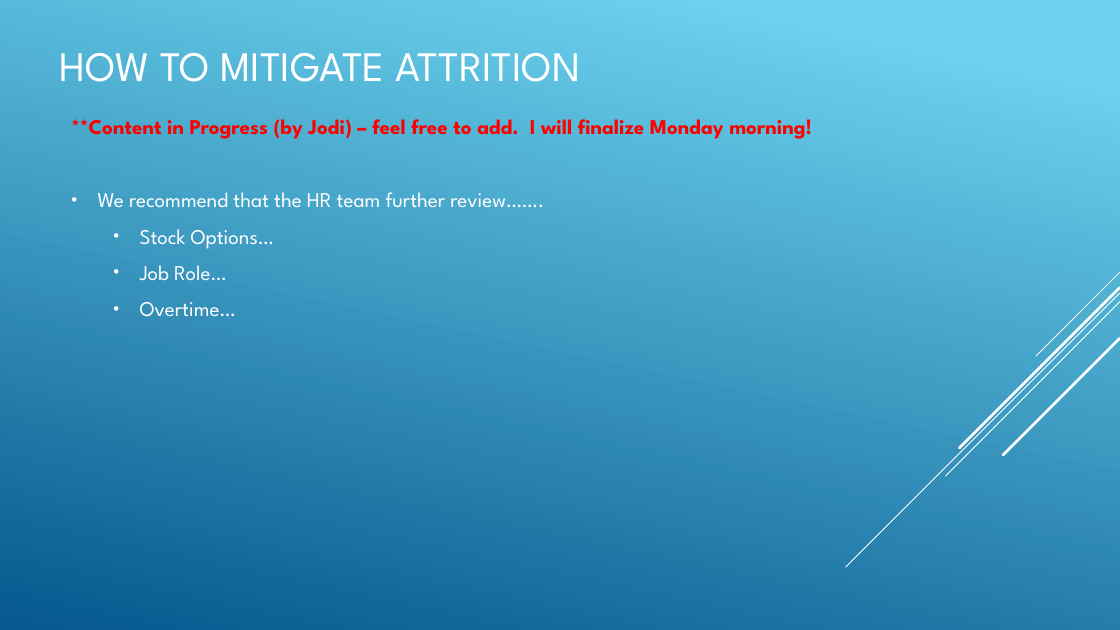
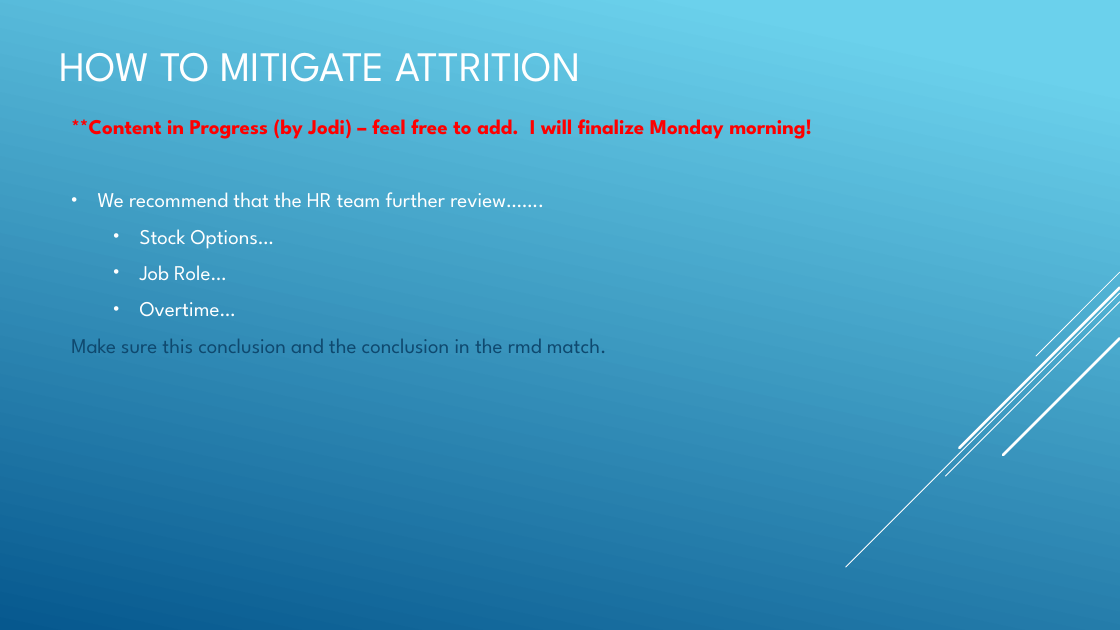
Before and after one commit to R-Chandna/MSDS6306_CaseStudy_2, a slide deck: slide 12 of Attrition_Case_Study_2_pptx_TAJAR_IP.pptx. Drawn at 1120x630 pixels with LibreOffice and Linux fonts; fonts in the diff are those of the drawing. Boxes give left, top, right and bottom in pixels: in the first picture for what was removed or moved away, otherwise in the second. Text is boxed around its words. In the diff, an @@ line names an element or a change of style, - is before the commit and + after.

```diff
--- a/Attrition_Case_Study_2_pptx_TAJAR_IP.pptx
+++ b/Attrition_Case_Study_2_pptx_TAJAR_IP.pptx
@@ text at box(71, 339, 607, 353): paragraph added @@
+Make sure this conclusion and the conclusion in the rmd match.
```
Also in this commit, not shown: 6 other slides changed, 3 slides added, 2 slides removed, 3 other files.
